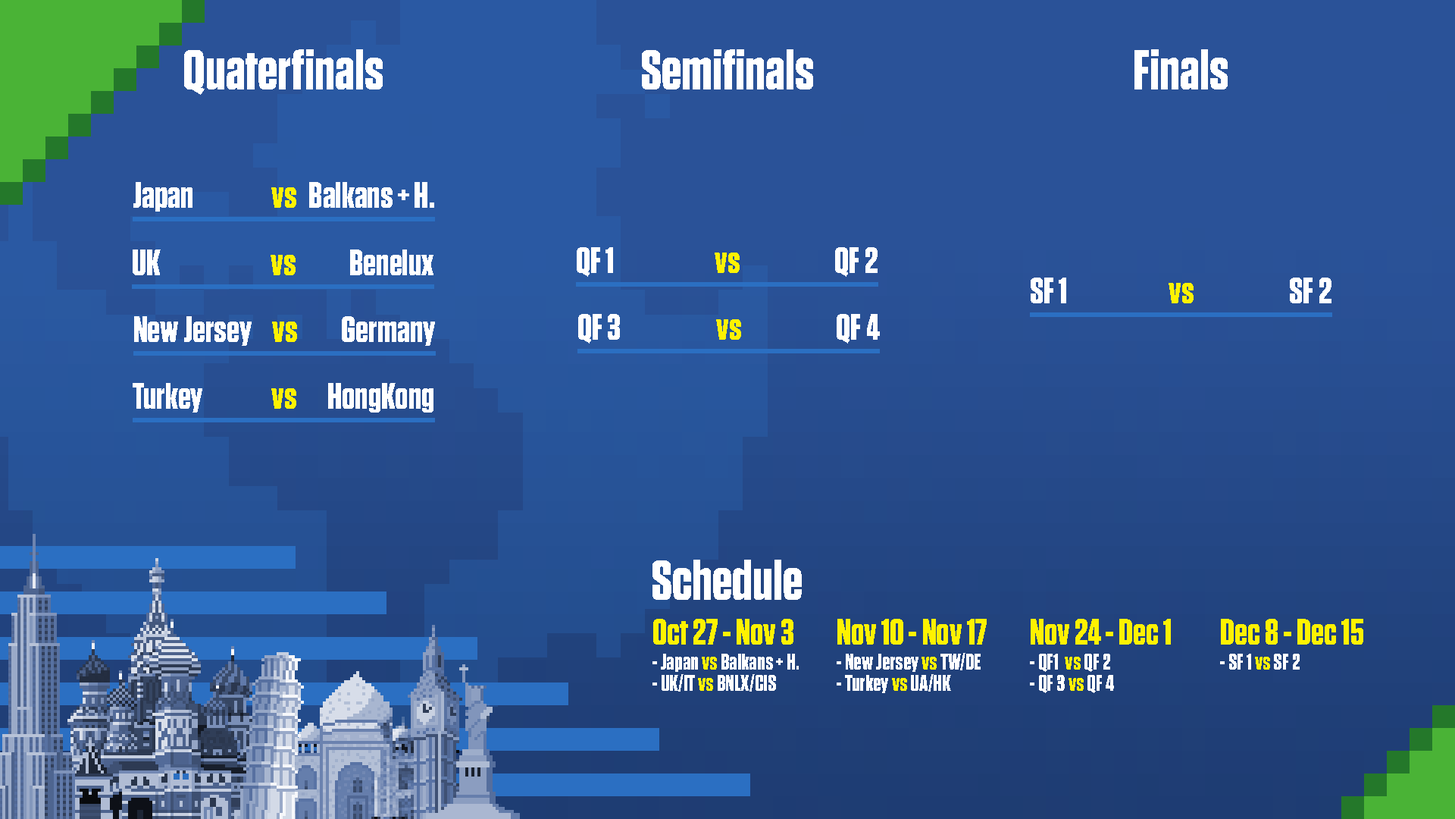
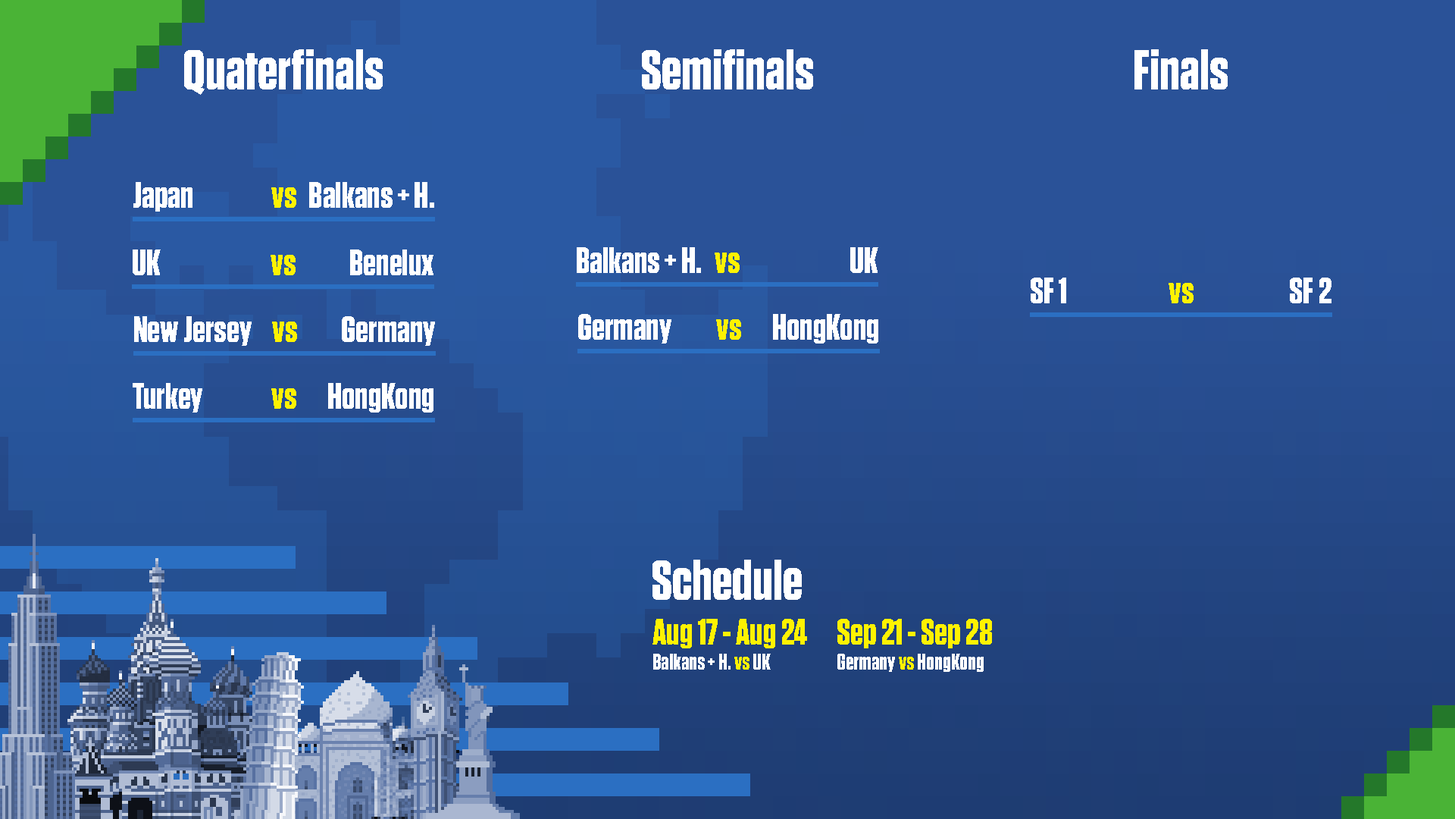
Two versions of the same layered image (1455×819). Layer-by-layer changes:
removed layer "- SF 1 vs SF 2" over [1220, 653, 1300, 670]
removed layer "Dec 8 - Dec 15" over [1221, 618, 1364, 645]
removed layer "- QF 3 vs QF 4" over [1030, 674, 1115, 693]
removed layer "- QF1 vs QF 2" over [1030, 653, 1111, 672]
removed layer "Nov 24 - Dec 1" over [1030, 618, 1172, 645]
removed layer "- Turkey vs UA/HK" over [836, 673, 952, 693]
added group "Text" with 42 layers above "Hue/Saturation 1" over [576, 247, 1333, 693]
renamed "- New Jersey vs TW/DE" to "Germany vs HongKong", moved it into group "Text", painted on it over [836, 652, 984, 672]
renamed "Nov 10 - Nov 17" to "Sep 21 - Sep 28", moved it into group "Text", painted on it over [837, 618, 993, 649]
removed layer "- UK/IT vs BNLX/CIS" over [652, 673, 777, 692]
renamed "- Japan vs Balkans + H." to "Balkans + H. vs UK", moved it into group "Text", painted on it over [652, 653, 799, 672]
renamed "Oct 27 - Nov 3" to "Aug 17 - Aug 24", moved it into group "Text", painted on it over [652, 618, 808, 649]
moved "3" into group "Text" over [576, 247, 881, 344]
renamed "QF 4" to "HongKong", painted on it over [773, 313, 881, 344]
renamed "QF 3" to "Germany", painted on it over [584, 313, 672, 344]
renamed "QF 2" to "UK", painted on it over [835, 247, 879, 277]
renamed "QF 1" to "Balkans + H.", painted on it over [576, 247, 702, 277]
